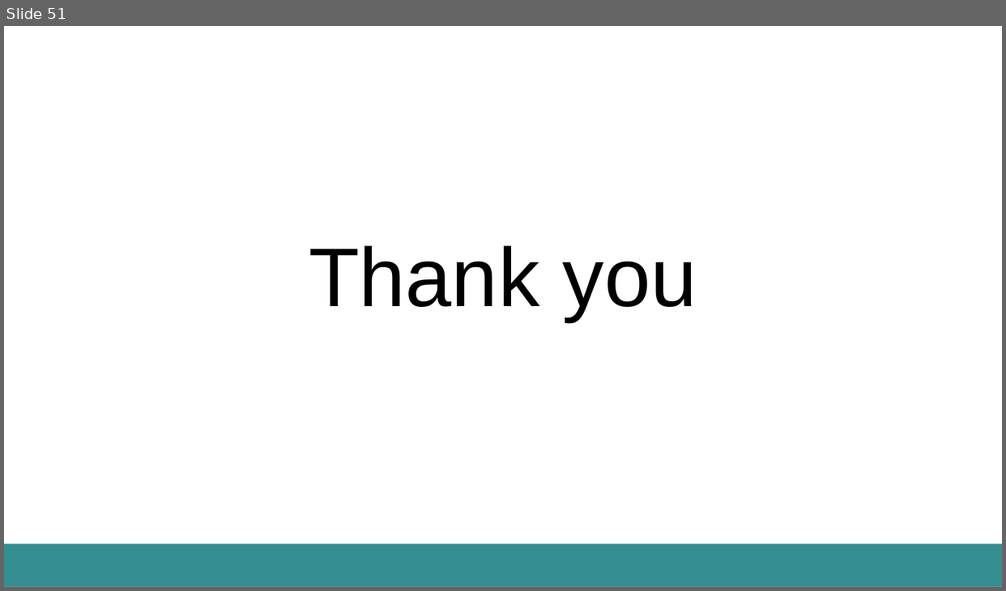
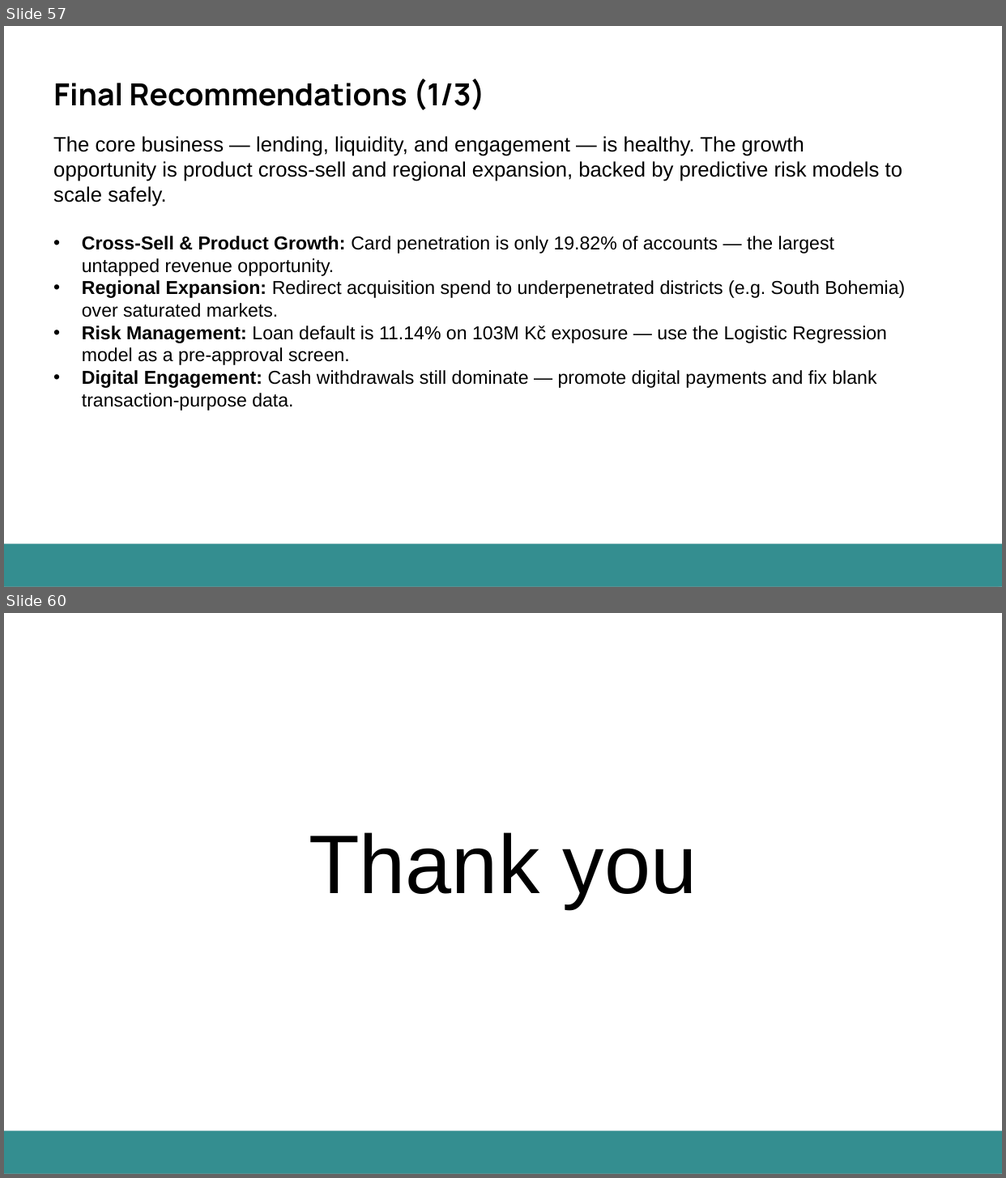
Before and after one commit to itsaakashanalytics-ship-it/CZ-Bank-DATA-Analysis-Project, a slide deck: PRP PROJECT 1 - FINAL PPT.pptx. Shown one above the other, each under a label of ours: slide 51 before the commit, slides 57 and 60 after it; the slides between them are not shown. The pictures are 1006x591 and 1006x1178 pixels, drawn with LibreOffice and Linux fonts; fonts in the diff are those of the drawing. Boxes give left, top, right and bottom in pixels: in the first picture for what was removed or moved away, otherwise in the second. Text is boxed around its words. In the diff, an @@ line names an element or a change of style, - is before the commit and + after.

```diff
--- a/PRP PROJECT 1 - FINAL PPT.pptx
+++ b/PRP PROJECT 1 - FINAL PPT.pptx
@@ slide 57 added at (4,26,1002,587), background #FFFFFF; not listed: 1 template element that a slide beside it also shows @@
@@ text added at (53,79,485,110), 29.3 pt, text #000000, bold @@
+Final Recommendations (1/3)
@@ text added at (53,136,905,411), 18 pt, text #000000 @@
+The core business — lending, liquidity, and engagement — is healthy. The growth opportunity is product cross-sell and regional expansion, backed by predictive risk models to scale safely.
+• Cross-Sell & Product Growth: Card penetration is only 19.82% of accounts — the largest untapped revenue opportunity.
+• Regional Expansion: Redirect acquisition spend to underpenetrated districts (e.g. South Bohemia) over saturated markets.
+• Risk Management: Loan default is 11.14% on 103M Kč exposure — use the Logistic Regression model as a pre-approval screen.
+• Digital Engagement: Cash withdrawals still dominate — promote digital payments and fix blank transaction-purpose data.
@@ what was slide 51 is now slide 60 @@
```
Also in this commit, not shown: 26 slides changed, 9 other slides added, 1 slide removed, 2 other files.
